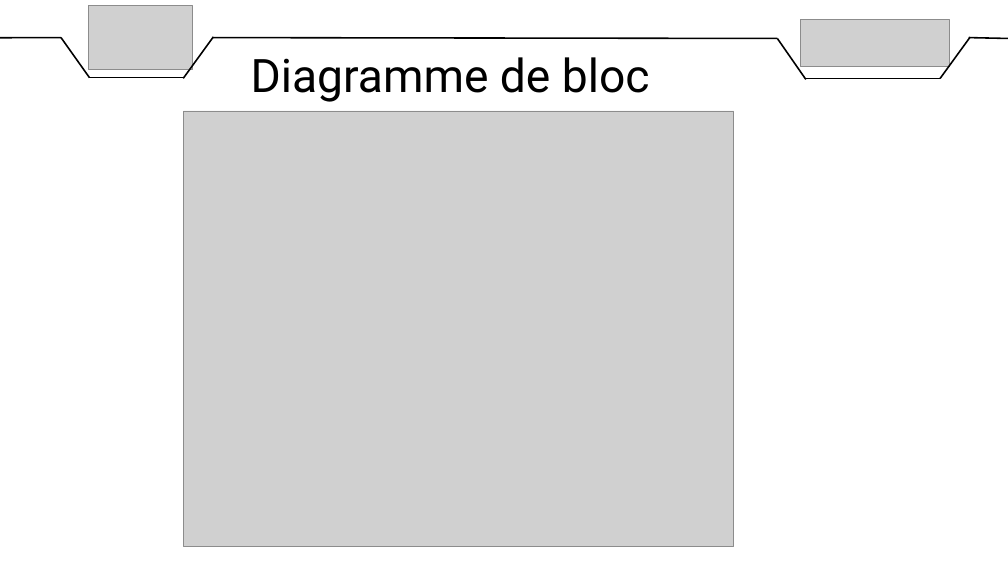
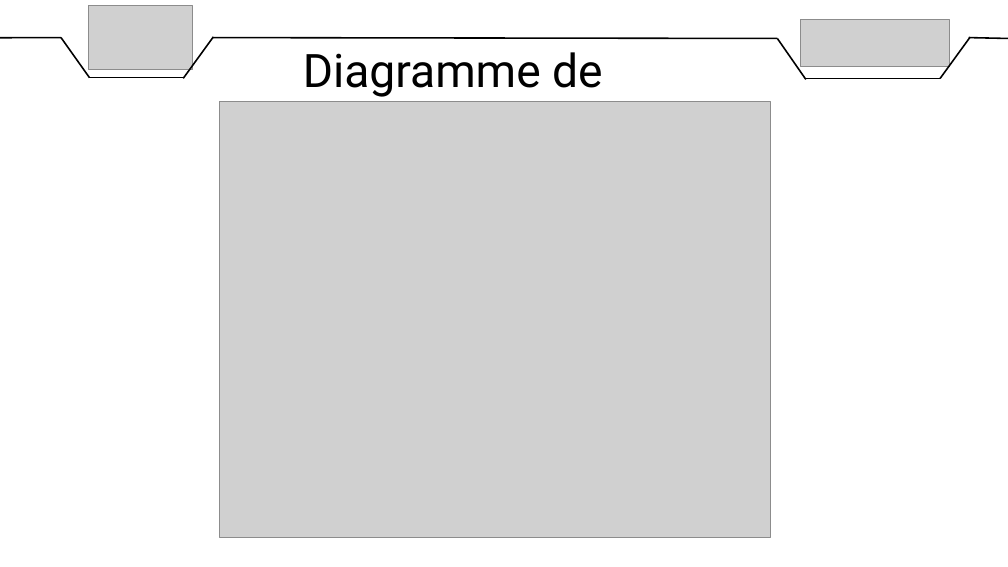
Before and after one commit to DylanChe/SupervisionSerre, a slide deck: slide 8 of oral_projet/revue_2/diaporama_revue_2_dylan.pptx. Drawn at 1008x567 pixels with LibreOffice and Linux fonts; fonts in the diff are those of the drawing; grey boxes stand for pictures. Boxes give left, top, right and bottom in pixels: in the first picture for what was removed or moved away, otherwise in the second. Text is boxed around its words. In the diff, an @@ line names an element or a change of style, - is before the commit and + after.

```diff
--- a/oral_projet/revue_2/diaporama_revue_2_dylan.pptx
+++ b/oral_projet/revue_2/diaporama_revue_2_dylan.pptx
@@ text "Diagramme de bloc" rewrapped from (251,57,650,102) to (303,52,602,102) @@
@@ picture: place and size @@
-picture at (183,111,734,547)
+picture at (220,101,771,537)
```
Also in this commit, not shown: 7 other slides changed.
